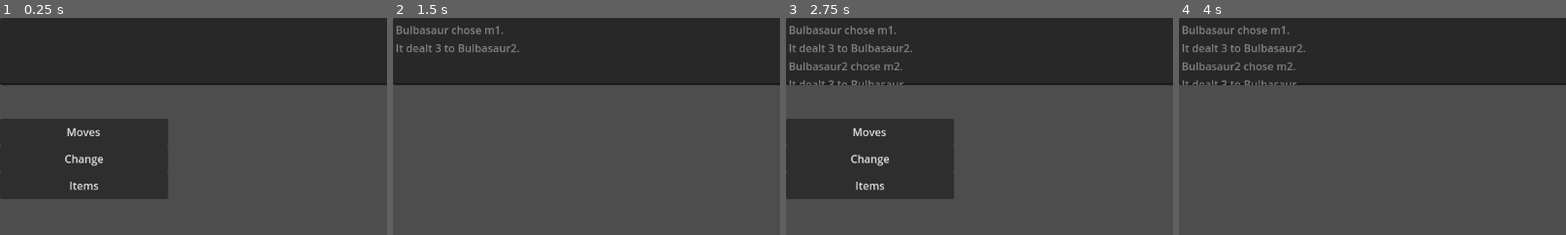
Above: before the commit, frames 1-4 (left to right).
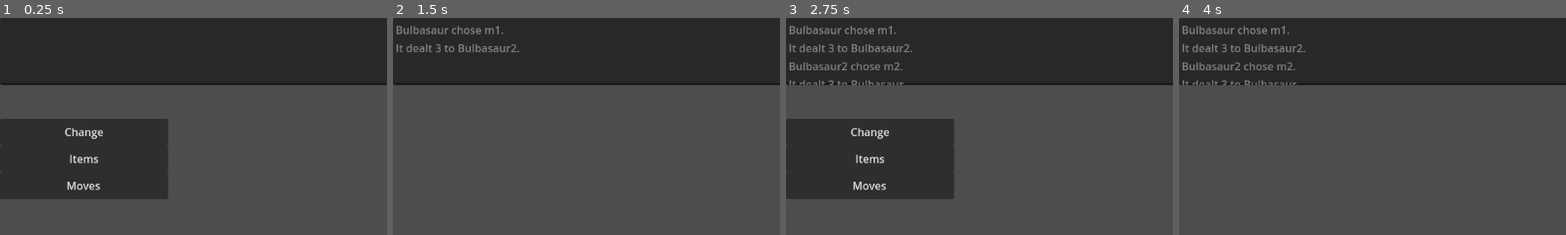
Above: after the commit, the same moments.

Repository: Vipul-Vaibhav27/TurnBasedRPG
Game: Godot game, scene res://Scenes/combat_scene.tscn
Same seed, same stepped clock (60 frames per second), same inputs: the game is played once before the commit and once after it.
Inputs:
- Up to frame 1 (0.25 s): no input
- Up to frame 2 (1.5 s): click "Moves" at 0.5 s; click "m1" at 1.25 s
- Up to frame 3 (2.75 s): tap Enter at 2 s
- Up to frame 4 (4 s): click "Items" at 2.75 s; click "Turn Pass" at 3.5 s
The pictures show only the part of the screen within x 0-50%, y 0-50%; the shares and areas given below are measured in that part.

The runs differ from the first frame. In frame 1, 0.8% of the frame differs, in the area x 16-27%, y 50-80%; in frame 2, nothing differs; in frame 3, 0.8%; in frame 4, nothing differs.

Commit message:
Modified items so that it decrements

Diff:
--- a/Scripts/UI/combat_player_ui.gd
+++ b/Scripts/UI/combat_player_ui.gd
@@ -4,9 +4,9 @@
 @onready var battle_log = $CombatLog
 
 var player_actions = {
-	"Moves" : {},
 	"Change" : {},
 	"Items" : {},
+	"Moves" : {},
 }
 
 var move_dict = {}
@@ -63,6 +63,7 @@
 		assert(action in move_dict)
 		move_to_use.emit(move_dict[action])
 	elif ("Items" in menu_walk):
+		player_actions["Items"]["Turn Pass"] -= 1
 		item_to_use.emit(action)
 	else:
 		change_to_pokemon.emit(action)
